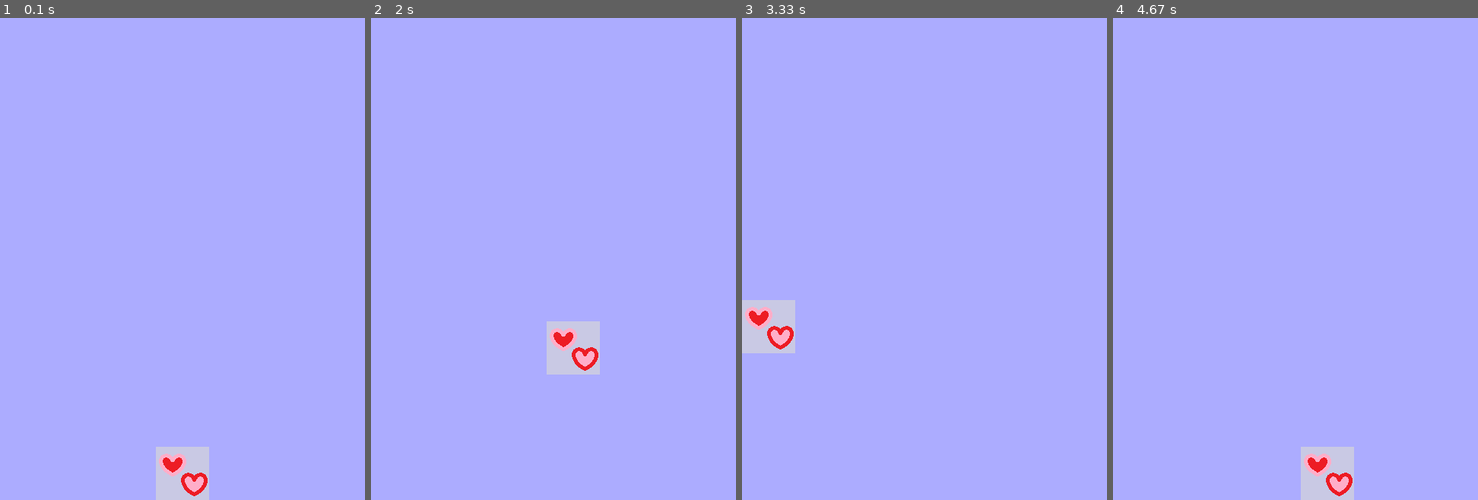
Above: before the commit, frames 1-4 (left to right).
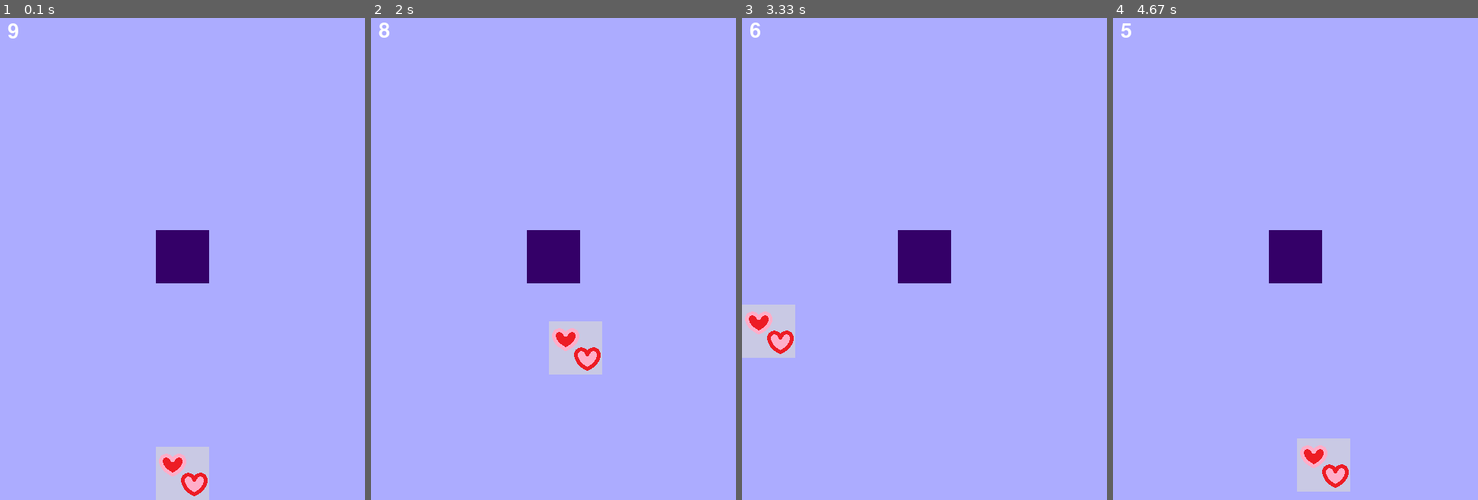
Above: after the commit, the same moments.

Repository: Lee2Sh000/Py_Games
Game: pygame game, started from 1_create_frame.py
Two runs of this game, one before a commit and one after it. Both use one fixed random seed, a clock stepped at 60 frames per second and the inputs below.
Inputs:
- Up to frame 1 (0.1 s): no input
- Up to frame 2 (2 s): hold Right 0.33-0.8 s; hold Up 0.83-1.13 s; hold Left from 1.67 s (still down)
- Up to frame 3 (3.33 s): release Left at 2.2 s; hold Down 2.23-2.53 s; hold Left 2.57-2.97 s; hold Up from 3 s (still down)
- Up to frame 4 (4.67 s): release Up at 3.37 s; hold Right 3.4-4.03 s; hold Down 4.07-4.43 s; hold Left from 4.47 s (still down)

The runs differ from the first frame. In frame 1, 1.7% of the frame differs, in the area x 2-58%, y 1-56%; in frame 2, 2.0%; in frame 3, 2.4%; in frame 4, 3.0%, in the area x 2-67%, y 1-100%.

Commit message:
enemy , collision, timer _ commit

Diff:
--- a/1_create_frame.py
+++ b/1_create_frame.py
@@ -27,11 +27,26 @@
 to_y = 0
 # character speed
 character_speed = 0.55
-running = True
-# is game running?
+running = True  # is game running?
+# Build Enemy
+enemy = pygame.image.load(
+    "C:/Users/melis/OneDrive/바탕 화면/독학실습/Py_Game/enemy.png")
+enemy_size = enemy.get_rect().size
+enemy_width = enemy_size[0]
+enemy_height = enemy_size[1]
+enemy_x_pos = (screen_width/2)-(enemy_width/2)
+enemy_y_pos = (screen_height/2)-(enemy_height/2)
+
+# Game Font
+game_font = pygame.font.Font(None, 40)
+
+total_time = 10
+
+# Game Starting Time
+start_ticks = pygame.time.get_ticks()
 
 while running:
-    dt = clock.tick(40)  # Setting FPS
+    dt = clock.tick(50)  # Setting FPS
     for event in pygame.event.get():  # Is event occured?
         if event.type == pygame.QUIT:  # Closing display event occur
             running = False  # Game not running
@@ -65,9 +80,35 @@
     elif character_y_pos > screen_height-character_height:
         character_y_pos = screen_height-character_height
 
+    # Character & Enemy BOOM! Collide
+    character_rect = character.get_rect()
+    character_rect.left = character_x_pos
+    character_rect.top = character_y_pos
+
+    enemy_rect = enemy.get_rect()
+    enemy_rect.left = enemy_x_pos
+    enemy_rect.top = enemy_y_pos
+
+    # Is collide
+    if character_rect.colliderect(enemy_rect):
+        print("BOO*°OO★M!!!☆$*.°★* 。")
+        running = False
+
     # screen.fill("#c5cae9") #setting background with color
     screen.blit(background, (0, 0))  # setting background with png.file
     screen.blit(character, (character_x_pos, character_y_pos))
+    screen.blit(enemy, (enemy_x_pos, enemy_y_pos))
+
+    # Timer
+    elapsed_time = (pygame.time.get_ticks()-start_ticks)/1000  # ms => second
+    timer = game_font.render(
+        str(int(total_time-elapsed_time)), True, (255, 255, 255))  # print ment, True, color
+    screen.blit(timer, (10, 10))
+
+    # If time<0
+    if total_time-elapsed_time < 0:
+        print("===== T I M E == O V E R =====")
+        running = False
 
     pygame.display.update()  # game screen keep drawing
 # if game not running
